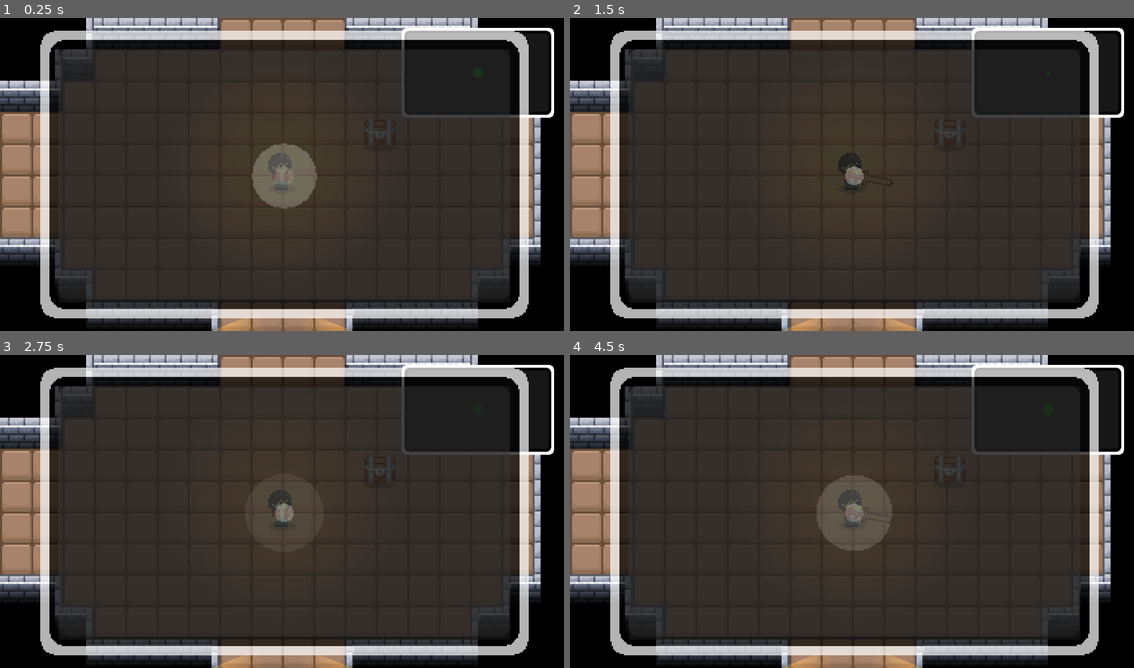
Above: before the commit, frames 1-4 (two rows, left to right).
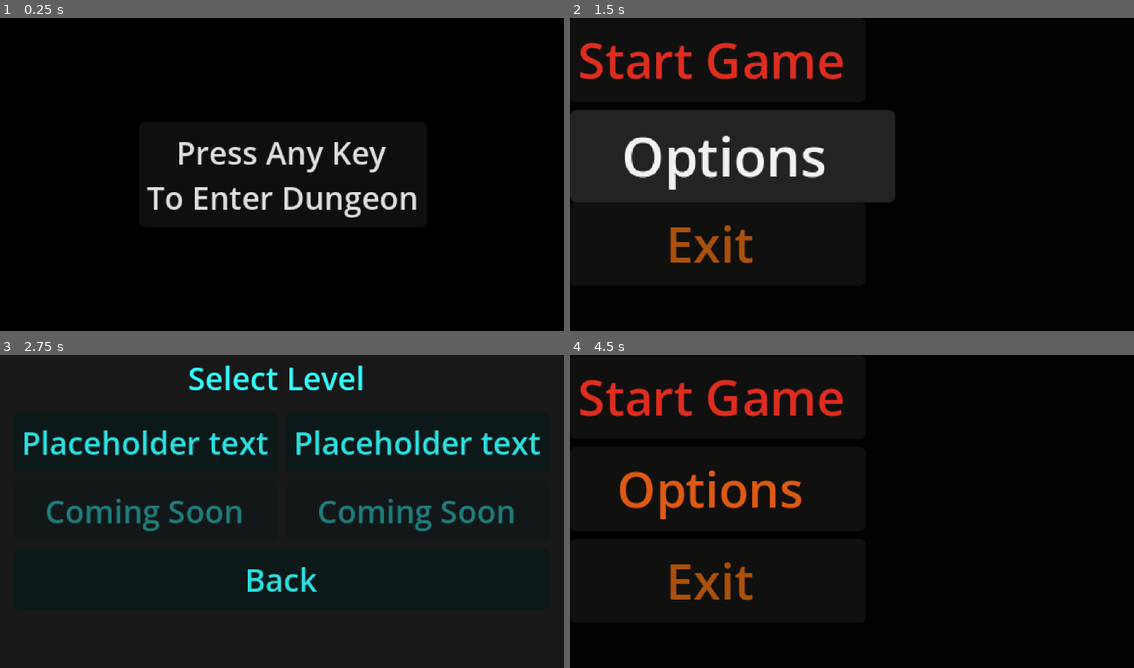
Above: after the commit, the same moments.

Repository: SmXThing/DungeonGame
Game: Godot game, scene res://MENUS/SCENES/Title_screen.tscn
Same seed, same stepped clock (60 frames per second), same inputs: the game is played once before the commit and once after it. Before the commit the project starts from res://scenes/test.tscn.
Inputs (mouse positions are in pixels of both pictures, inside the frame that each line leads up to):
- Up to frame 1 (0.25 s): no input
- Up to frame 2 (1.5 s): click (852, 174) at 0.5 s, where only the run after the commit has a clickable "Press Any Key To Enter Dungeon"; click (733, 155) at 1.25 s, where only the run after the commit has a clickable "Options"
- Up to frame 3 (2.75 s): click (146, 395) at 2 s, where only the run after the commit has a clickable "Start Game"
- Up to frame 4 (4.5 s): click (716, 442) at 2.75 s, where only the run after the commit has a clickable "Placeholder text"; click (987, 442) at 3.5 s, where only the run after the commit has a clickable "Placeholder text"; click (852, 580) at 4.25 s, where only the run after the commit has a clickable "Back"

The runs differ from the first frame. In frame 1, 86% of the frame differs, in the area x 0-99%, y 0-100%; in frame 2, 78%; in frame 3, 79%; in frame 4, 86%.
Error before the commit: Parse Error: Could not find base class "Map". (res://scripts/mini_map.gd:1)

Commit message:
Buttons connecting to the next screens (tittle to main menu to level select)

Diff:
--- /dev/null
+++ b/MENUS/SCENES/Title_screen.tscn
@@ -0,0 +1,38 @@
+[gd_scene load_steps=2 format=3 uid="uid://b0vhwb6wgd8kd"]
+
+[ext_resource type="Script" uid="uid://dpvlik0xf8laf" path="res://MENUS/SCRIPTS/Title_screen.gd" id="1_7rb76"]
+
+[node name="TitleScreen" type="Control"]
+layout_mode = 3
+anchors_preset = 15
+anchor_right = 1.0
+anchor_bottom = 1.0
+grow_horizontal = 2
+grow_vertical = 2
+script = ExtResource("1_7rb76")
+
+[node name="ColorRect" type="ColorRect" parent="."]
+layout_mode = 1
+anchors_preset = 15
+anchor_right = 1.0
+anchor_bottom = 1.0
+grow_horizontal = 2
+grow_vertical = 2
+color = Color(0, 0, 0, 1)
+
+[node name="TitleButton" type="Button" parent="."]
+layout_mode = 1
+anchors_preset = 8
+anchor_left = 0.5
+anchor_top = 0.5
+anchor_right = 0.5
+anchor_bottom = 0.5
+offset_left = -4.0
+offset_top = -4.0
+offset_right = 4.0
+offset_bottom = 4.0
+grow_horizontal = 2
+grow_vertical = 2
+action_mode = 0
+text = "Press Any Key
+To Enter Dungeon"
--- a/MENUS/SCENES/level_select_menu.tscn
+++ b/MENUS/SCENES/level_select_menu.tscn
@@ -1,106 +1,64 @@
-[gd_scene load_steps=4 format=3 uid="uid://dthfras3kdgn2"]
+[gd_scene load_steps=2 format=3 uid="uid://dthfras3kdgn2"]
 
-[ext_resource type="Script" uid="uid://ixxc3cro5txm" path="res://level_select_menu.gd" id="1_y7o05"]
-[ext_resource type="Script" uid="uid://hmilqo12ger" path="res://level_button.gd" id="2_mflmt"]
-[ext_resource type="Texture2D" uid="uid://csp6qbonb8dr8" path="res://OIP.webp" id="3_mflmt"]
+[ext_resource type="Script" uid="uid://ixxc3cro5txm" path="res://MENUS/SCRIPTS/level_select_menu.gd" id="1_y7o05"]
 
-[node name="Level Select Menu" type="Control"]
+[node name="LevelSelectMenu" type="Control"]
 modulate = Color(0.20392157, 1, 1, 1)
 layout_mode = 3
-anchors_preset = 0
+anchors_preset = 15
+anchor_right = 1.0
+anchor_bottom = 1.0
+grow_horizontal = 2
+grow_vertical = 2
 script = ExtResource("1_y7o05")
 
-[node name="Background" type="TextureRect" parent="."]
-layout_mode = 0
-offset_left = -3.0
-offset_top = -3.0
-offset_right = 387.0
-offset_bottom = 231.0
-texture = ExtResource("3_mflmt")
+[node name="Background" type="ColorRect" parent="."]
+layout_mode = 1
+anchors_preset = 15
+anchor_right = 1.0
+anchor_bottom = 1.0
+grow_horizontal = 2
+grow_vertical = 2
+color = Color(0, 0, 0, 1)
 
 [node name="Label" type="Label" parent="."]
 layout_mode = 0
-offset_right = 40.0
+offset_left = 96.0
+offset_right = 187.0
 offset_bottom = 23.0
-text = "Select Level "
+text = "Select Level"
 
-[node name="LevelButton" type="GridContainer" parent="."]
-modulate = Color(0.03137255, 1, 1, 1)
-self_modulate = Color(1, 0.45, 0.45, 1)
+[node name="CenterContainer" type="CenterContainer" parent="."]
 layout_mode = 1
-anchors_preset = -1
-offset_top = -1.0
-offset_right = 291.0
-offset_bottom = 166.0
-script = ExtResource("2_mflmt")
+anchors_preset = 15
+anchor_right = 1.0
+anchor_bottom = 1.0
+grow_horizontal = 2
+grow_vertical = 2
 
-[node name="VBoxContainer" type="VBoxContainer" parent="LevelButton"]
+[node name="VBoxContainer" type="VBoxContainer" parent="CenterContainer"]
 layout_mode = 2
 
-[node name="Level Name" type="Label" parent="LevelButton/VBoxContainer"]
+[node name="GridContainer" type="GridContainer" parent="CenterContainer/VBoxContainer"]
 layout_mode = 2
+columns = 2
 
-[node name="Score" type="Label" parent="LevelButton/VBoxContainer"]
+[node name="Level1Button" type="Button" parent="CenterContainer/VBoxContainer/GridContainer"]
 layout_mode = 2
+text = "PlaceHolder text"
 
-[node name="Back" type="Button" parent="."]
-layout_mode = 0
-offset_left = 34.0
-offset_top = 112.0
-offset_right = 248.0
-offset_bottom = 153.0
+[node name="Level2Button" type="Button" parent="CenterContainer/VBoxContainer/GridContainer"]
+layout_mode = 2
+text = "Placeholder text"
+
+[node name="Level3Button" type="Button" parent="CenterContainer/VBoxContainer/GridContainer"]
+layout_mode = 2
+text = "Comming Soon"
+
+[node name="Level4Button" type="Button" parent="CenterContainer/VBoxContainer/GridContainer"]
+layout_mode = 2
+text = "Coming Soon"
+
+[node name="BackButton" type="Button" parent="CenterContainer/VBoxContainer"]
+layout_mode = 2
 text = "Back"
-
-[node name="Level 1" type="Button" parent="."]
-layout_mode = 0
-offset_left = 58.0
-offset_top = 32.0
-offset_right = 76.0
-offset_bottom = 63.0
-text = "1"
-
-[node name="Level 2" type="Button" parent="."]
-layout_mode = 0
-offset_left = 113.0
-offset_top = 32.0
-offset_right = 131.0
-offset_bottom = 63.0
-text = "2"
-
-[node name="Level 3" type="Button" parent="."]
-layout_mode = 0
-offset_left = 166.0
-offset_top = 33.0
-offset_right = 190.0
-offset_bottom = 64.0
-text = "3
-"
-
-[node name="Label" type="Label" parent="Level 3"]
-layout_mode = 0
-offset_left = -6.0
-offset_top = 33.0
-offset_right = 34.0
-offset_bottom = 64.0
-theme_override_font_sizes/font_size = 10
-text = "Coming
-soon"
-
-[node name="Level 4" type="Button" parent="."]
-layout_mode = 0
-offset_left = 224.0
-offset_top = 33.0
-offset_right = 243.0
-offset_bottom = 64.0
-text = "4
-"
-
-[node name="Label" type="Label" parent="Level 4"]
-layout_mode = 0
-offset_left = -4.0
-offset_top = 32.0
-offset_right = 36.0
-offset_bottom = 63.0
-theme_override_font_sizes/font_size = 10
-text = "Coming
-soon"
--- a/MENUS/SCENES/main_menu.tscn
+++ b/MENUS/SCENES/main_menu.tscn
@@ -3,7 +3,9 @@
 [ext_resource type="Texture2D" uid="uid://csp6qbonb8dr8" path="res://OIP.webp" id="1_06t4h"]
 [ext_resource type="Script" uid="uid://dcr3fu4ppxi06" path="res://MENUS/SCRIPTS/main_menu.gd" id="1_7vrkn"]
 
-[node name="Main Menu" type="Node2D"]
+[node name="Main Menu" type="Control"]
+layout_mode = 3
+anchors_preset = 0
 script = ExtResource("1_7vrkn")
 
 [node name="Oip" type="Sprite2D" parent="."]
@@ -11,7 +13,31 @@
 scale = Vector2(2.7692304, 3.081196)
 texture = ExtResource("1_06t4h")
 
+[node name="VBoxContainer" type="VBoxContainer" parent="."]
+layout_mode = 0
+offset_right = 40.0
+offset_bottom = 40.0
+
+[node name="StartGame" type="Button" parent="VBoxContainer"]
+layout_mode = 2
+theme_override_colors/font_color = Color(0.87058824, 0.1764706, 0.12156863, 1)
+theme_override_font_sizes/font_size = 25
+text = "Start Game "
+
+[node name="Options" type="Button" parent="VBoxContainer"]
+layout_mode = 2
+theme_override_colors/font_color = Color(0.87058824, 0.3529412, 0.078431375, 1)
+theme_override_font_sizes/font_size = 25
+text = "Options "
+
+[node name="Exit" type="Button" parent="VBoxContainer"]
+layout_mode = 2
+theme_override_colors/font_color = Color(0.8784314, 0.40392157, 0.043137256, 0.74509805)
+theme_override_font_sizes/font_size = 25
+text = "Exit "
+
 [node name="Label" type="Label" parent="."]
+layout_mode = 0
 offset_left = -180.0
 offset_top = -320.0
 offset_right = 219.0
@@ -19,30 +45,3 @@
 theme_override_colors/font_color = Color(1, 0.07999998, 0.07999998, 1)
 theme_override_font_sizes/font_size = 70
 text = "Main Menu "
-
-[node name="Button" type="Button" parent="."]
-offset_left = -310.0
-offset_top = -149.0
-offset_right = -92.0
-offset_bottom = -104.0
-theme_override_colors/font_color = Color(0.87058824, 0.1764706, 0.12156863, 1)
-theme_override_font_sizes/font_size = 25
-text = "Start Game "
-
-[node name="Button2" type="Button" parent="."]
-offset_left = -318.0
-offset_top = -8.0
-offset_right = -92.0
-offset_bottom = 50.0
-theme_override_colors/font_color = Color(0.87058824, 0.3529412, 0.078431375, 1)
-theme_override_font_sizes/font_size = 25
-text = "Options "
-
-[node name="Button3" type="Button" parent="."]
-offset_left = -327.0
-offset_top = 142.0
-offset_right = -88.0
-offset_bottom = 194.0
-theme_override_colors/font_color = Color(0.8784314, 0.40392157, 0.043137256, 0.74509805)
-theme_override_font_sizes/font_size = 25
-text = "Exit "
--- a/MENUS/SCRIPTS/Title_screen.gd
+++ b/MENUS/SCRIPTS/Title_screen.gd
@@ -1,12 +1,24 @@
 extends Control
+
+var can_press := false
 
 func _ready():
 	$TitleButton.mouse_entered.connect(_on_hover)
 	$TitleButton.mouse_exited.connect(_on_exit)
 	$TitleButton.pressed.connect(_on_title_pressed)
 
+	await get_tree().create_timer(0.5).timeout
+	can_press = true
+
+func _input(event):
+	if not can_press:
+		return
+
+	if event.is_pressed():
+		_on_title_pressed()
+
 func _on_title_pressed():
-	get_tree().change_scene_to_file("res://menus/MainMenu.tscn")
+	get_tree().change_scene_to_file("res://MENUS/SCENES/main_menu.tscn")
 
 func _on_hover():
 	$TitleButton.scale = Vector2(1.1, 1.1)
--- a/MENUS/SCRIPTS/level_select_menu.gd
+++ b/MENUS/SCRIPTS/level_select_menu.gd
@@ -1,9 +1,38 @@
 extends Control
 
 @onready var bg = $Background
+@onready var level_1_button = $CenterContainer/VBoxContainer/GridContainer/Level1Button
+@onready var level_2_button = $CenterContainer/VBoxContainer/GridContainer/Level2Button
+@onready var level_3_button = $CenterContainer/VBoxContainer/GridContainer/Level3Button
+@onready var level_4_button = $CenterContainer/VBoxContainer/GridContainer/Level4Button
+@onready var back_button = $CenterContainer/VBoxContainer/BackButton
 
 func _ready():
 	bg.modulate.a = 0.0
+	var tween = create_tween()
+	tween.tween_property(bg, "modulate:a", 1.0, 1.0)
 
-	var tween = create_tween()
-	tween.tween_property(bg, "modulate:a", 1.0, 1.5)
+	level_1_button.text = "Placeholder text"
+	level_2_button.text = "Placeholder text"
+	level_3_button.text = "Coming Soon"
+	level_4_button.text = "Coming Soon"
+
+	level_3_button.disabled = true
+	level_4_button.disabled = true
+
+	level_1_button.pressed.connect(_on_level_1_pressed)
+	level_2_button.pressed.connect(_on_level_2_pressed)
+	back_button.pressed.connect(_on_back_pressed)
+
+	for button in [level_1_button, level_2_button, level_3_button, level_4_button, back_button]:
+		button.mouse_entered.connect(func(): button.scale = Vector2(1.05, 1.05))
+		button.mouse_exited.connect(func(): button.scale = Vector2(1, 1))
+
+func _on_level_1_pressed():
+	print("Dungeon 01 selected")
+
+func _on_level_2_pressed():
+	print("Dungeon 02 selected")
+
+func _on_back_pressed():
+	get_tree().change_scene_to_file("res://MENUS/SCENES/main_menu.tscn")
--- a/MENUS/SCRIPTS/main_menu.gd
+++ b/MENUS/SCRIPTS/main_menu.gd
@@ -10,7 +10,8 @@
 	$VBoxContainer/Exit.pressed.connect(_on_exit)
 
 func _on_start():
-	get_tree().change_scene_to_file("res://menus/LevelSelectMenu.tscn")
+	print("Start button pressed!")
+	get_tree().change_scene_to_file("res://MENUS/SCENES/level_select_menu.tscn")
 
 func _on_options():
 	print("Options menu not made yet")  # we’ll build this later
--- a/project.godot
+++ b/project.godot
@@ -11,7 +11,7 @@
 [application]
 
 config/name="DungeonGame"
-run/main_scene="uid://dhjhaobx7evga"
+run/main_scene="uid://b0vhwb6wgd8kd"
 config/features=PackedStringArray("4.5", "Forward Plus")
 config/icon="res://icon.svg"
 
